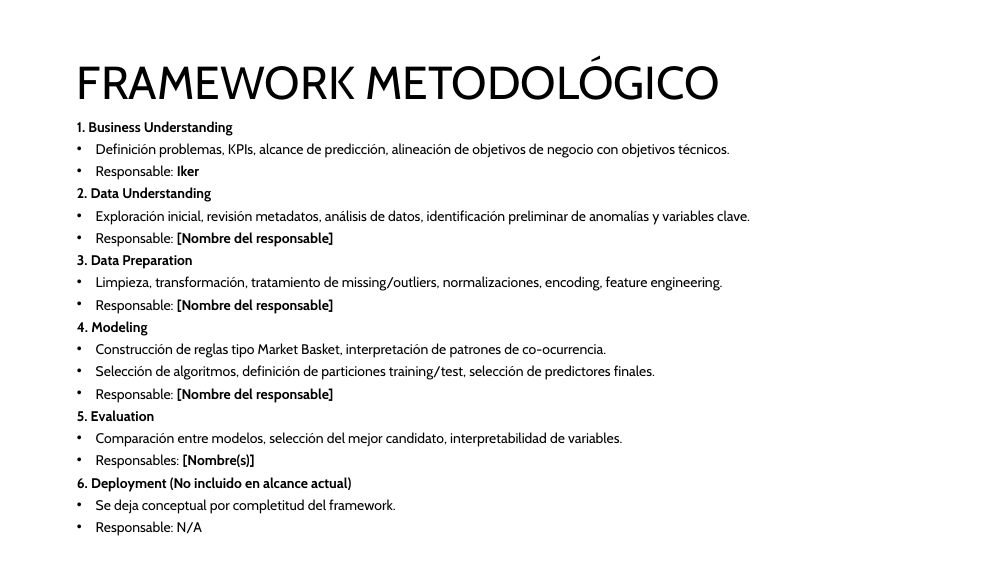
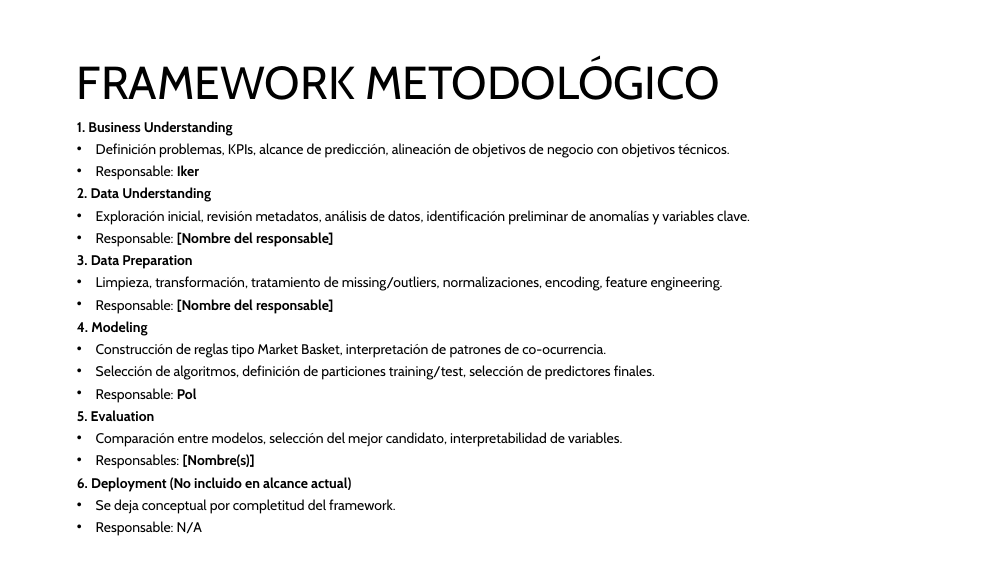
Before and after one commit to benet1one/Mineria, a slide deck: slide 4 of Report_definitivo.pptx. Drawn at 1008x567 pixels with LibreOffice and Linux fonts; fonts in the diff are those of the drawing. Boxes give left, top, right and bottom in pixels: in the first picture for what was removed or moved away, otherwise in the second. Text is boxed around its words. In the diff, an @@ line names an element or a change of style, - is before the commit and + after.

```diff
--- a/Report_definitivo.pptx
+++ b/Report_definitivo.pptx
@@ text at [96,388,197,403]: text changed; bold off @@
-• Responsable: [Nombre del responsable]
+• Responsable: Pol
```
